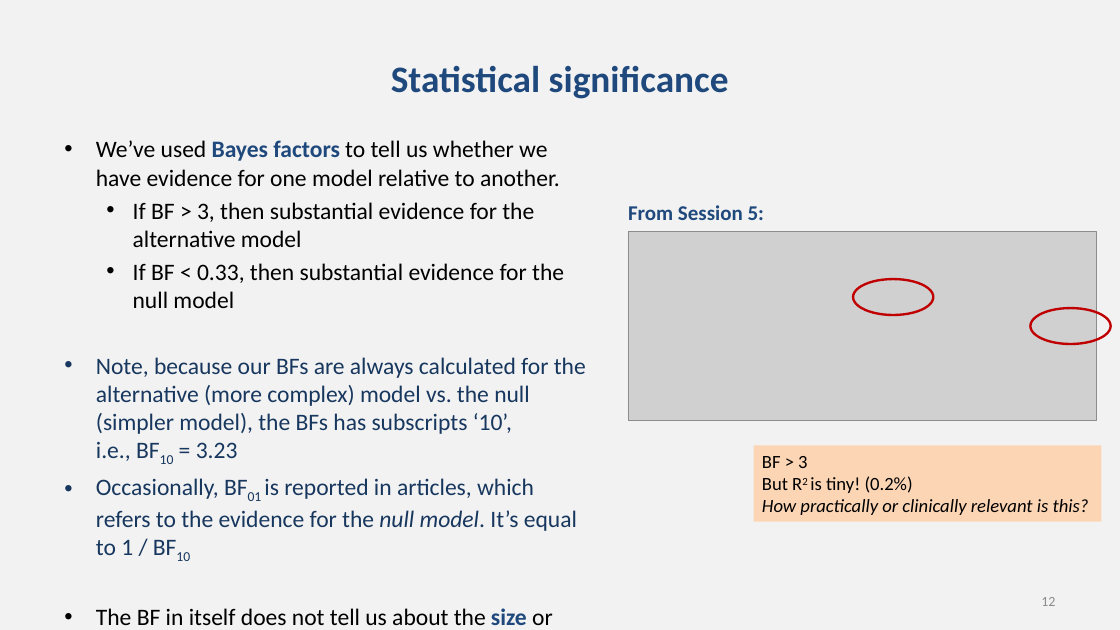
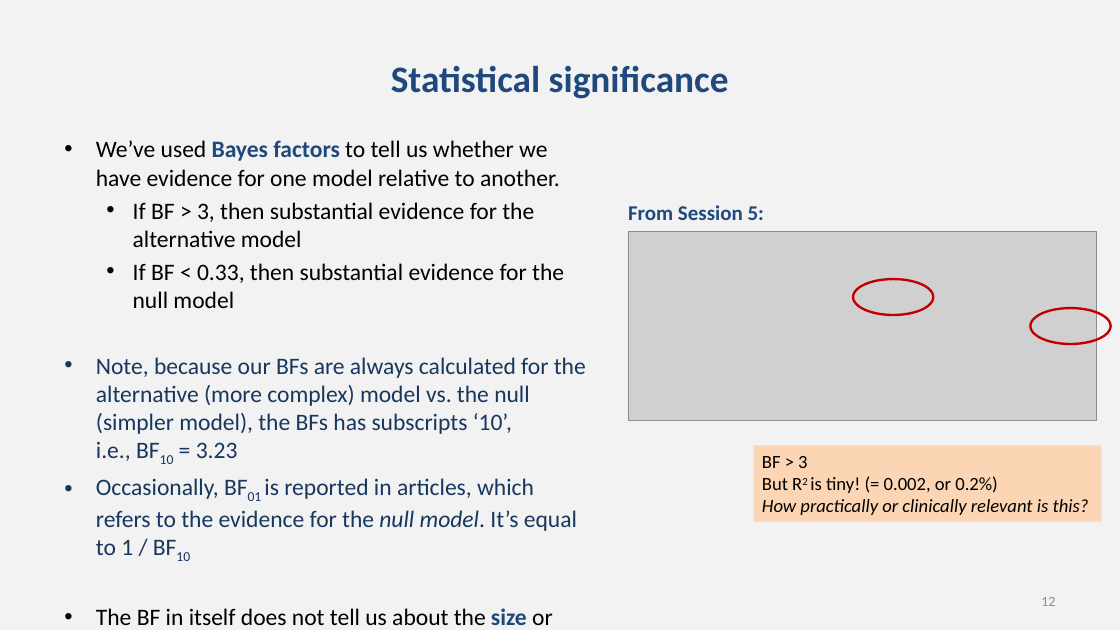
Before and after one commit to chrisjberry/datafluencyCB, a slide deck: slide 12 of docs/slides/PSYC753_L7_PrePostData.pptx. Drawn at 1120x630 pixels with LibreOffice and Linux fonts; fonts in the diff are those of the drawing; grey boxes stand for pictures. Boxes give left, top, right and bottom in pixels: in the first picture for what was removed or moved away, otherwise in the second. Text is boxed around its words. In the diff, an @@ line names an element or a change of style, - is before the commit and + after.

```diff
--- a/docs/slides/PSYC753_L7_PrePostData.pptx
+++ b/docs/slides/PSYC753_L7_PrePostData.pptx
@@ text in rectangle at box(762, 476, 997, 493): text changed @@
-But R2 is tiny! (0.2%)
+But R2 is tiny! (= 0.002, or 0.2%)
```
Also in this commit, not shown: 8 other slides changed.
